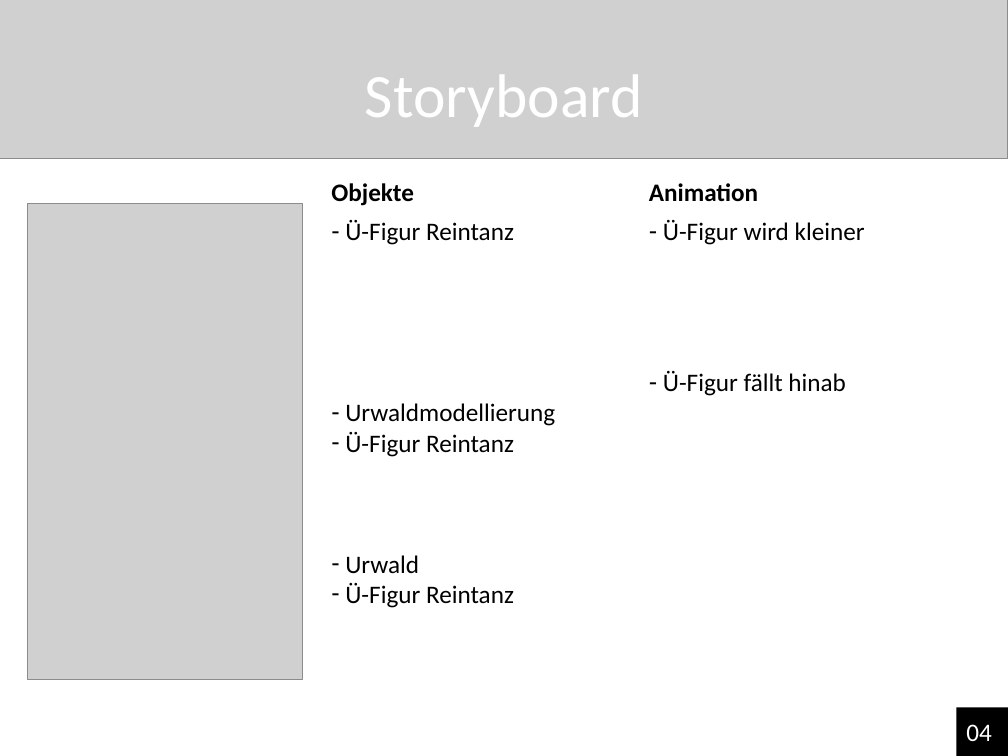
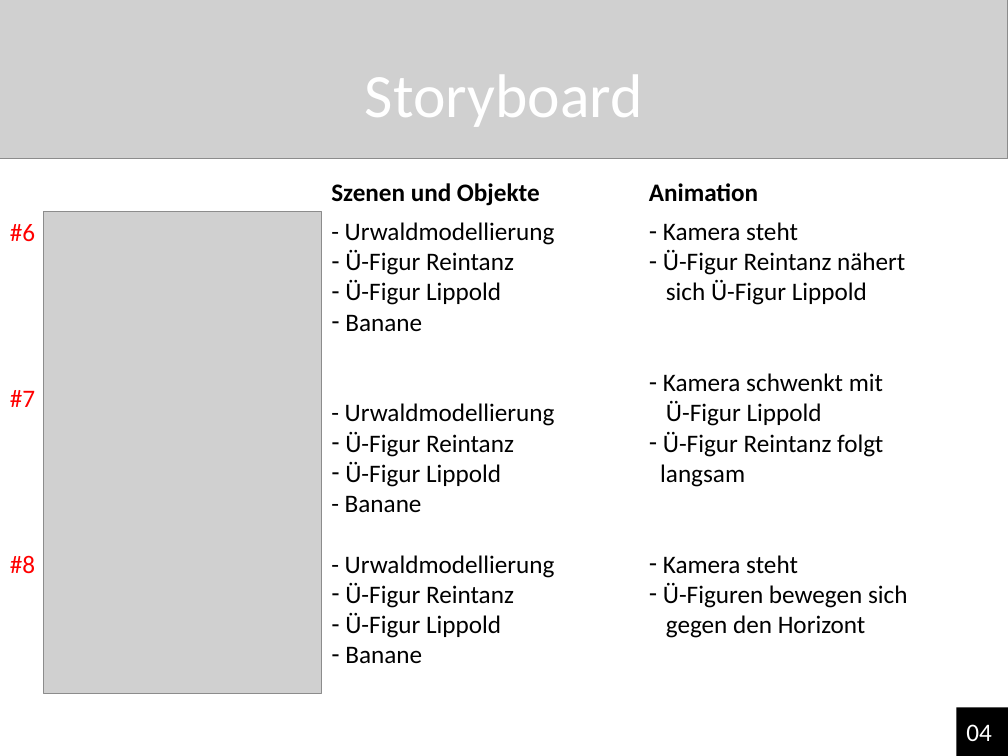
Before and after one commit to NReintanz/Pixie, a slide deck: slide 5 of 00_Organsiatorisches/Pixie‘s großes Abenteuer.pptx. Drawn at 1008x756 pixels with LibreOffice and Linux fonts; fonts in the diff are those of the drawing; grey boxes stand for pictures. Boxes give left, top, right and bottom in pixels: in the first picture for what was removed or moved away, otherwise in the second. Text is boxed around its words. In the diff, an @@ line names an element or a change of style, - is before the commit and + after.

```diff
--- a/00_Organsiatorisches/Pixie‘s großes Abenteuer.pptx
+++ b/00_Organsiatorisches/Pixie‘s großes Abenteuer.pptx
@@ text at box(331, 183, 540, 206): text changed @@
-Objekte
+Szenen und Objekte
@@ text added at box(10, 224, 35, 242), 18 pt, text #FF0000 @@
+#6
@@ picture: place and size @@
-picture at box(28, 204, 303, 679)
+picture at box(43, 212, 322, 694)
@@ text at box(345, 222, 555, 245): paragraph added @@
+- Urwaldmodellierung
@@ text at box(660, 222, 907, 638): text changed @@
-– Ü-Figur wird kleiner
-– Ü-Figur fällt hinab
+– Kamera steht
+– Ü-Figur Reintanz nähert
+sich Ü-Figur Lippold
+– Kamera schwenkt mit
+Ü-Figur Lippold
+– Ü-Figur Reintanz folgt
+langsam
+– Kamera steht
+– Ü-Figuren bewegen sich
+gegen den Horizont
@@ text at box(345, 280, 555, 426): text changed @@
-– Urwaldmodellierung
+– Ü-Figur Lippold
+– Banane
+- Urwaldmodellierung
@@ text added at box(10, 390, 35, 407), 18 pt, text #FF0000 @@
+#7
@@ text at box(345, 462, 555, 578): text changed @@
-– Urwald
+– Ü-Figur Lippold
+- Banane
+- Urwaldmodellierung
@@ text added at box(10, 555, 35, 574), 18 pt, text #FF0000 @@
+#8
@@ text at box(345, 613, 501, 664): paragraphs added @@
+– Ü-Figur Lippold
+– Banane
```
Also in this commit, not shown: 4 other slides changed, 1 slide added, 3 slides removed.
